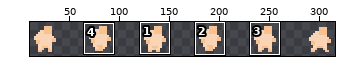
Two states of a sprite sheet, Piskel/Player/walk_right.png. The first picture is a wide view before the edit; the outline marks the close-up.
Close-up. Before:
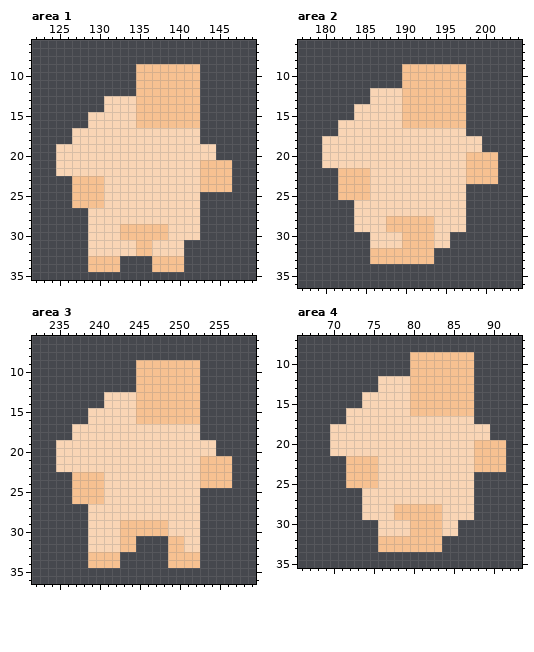
The file is 330x55 pixels. Shown: area 1: x 122..149, y 6..35; area 2: x 177..204, y 6..36; area 3: x 232..259, y 6..36; area 4: x 66..93, y 7..35. The wide view leaves out empty margins. The commit also changed other parts of the picture, which this record leaves out.
After:
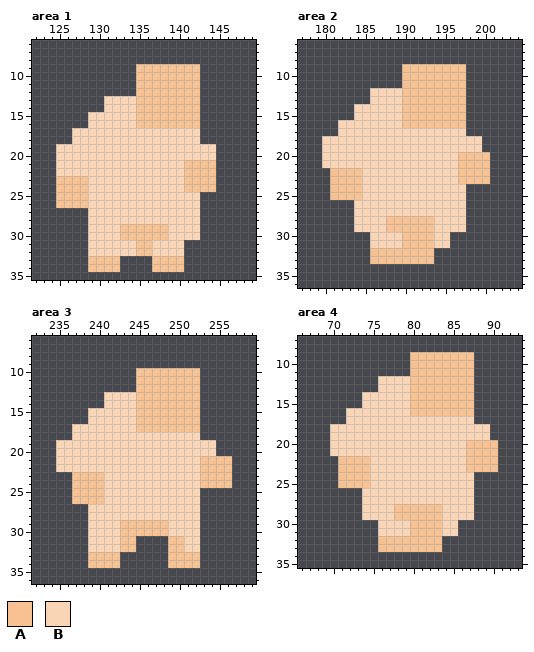
Palette (. is transparent): A #f7c191  B #f9d5b5
The edit:
Area 1:
y 21..22: x 141..142 BB -> AA; x 145..146 AA -> ..
y 23..24: x 125..126 .. -> AA; x 129..130 AA -> BB; x 141..142 BB -> AA; x 145..146 AA -> ..
y 25..26: x 125..126 .. -> AA; x 129..130 AA -> BB
Area 2:
y 20..21: x 197 B -> A; x 201 A -> .
y 22..23: x 181 . -> A; x 185 A -> B; x 197 B -> A; x 201 A -> .
y 24..25: x 181 . -> A; x 185 A -> B
Area 3:
y 9: x 245..252 AAAAAAAA -> ........
y 17: x 245..252 BBBBBBBB -> AAAAAAAA
Area 4:
y 20..21: x 87 B -> A; x 91 A -> .
y 22..23: x 71 . -> A; x 75 A -> B; x 87 B -> A; x 91 A -> .
y 24..25: x 71 . -> A; x 75 A -> B
